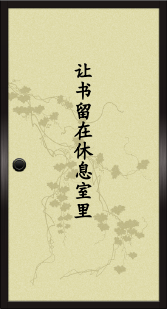
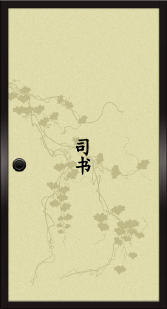
Layers edited between the first and the second w=167, h=309 image:
painted on "..." over [73, 63, 94, 219]